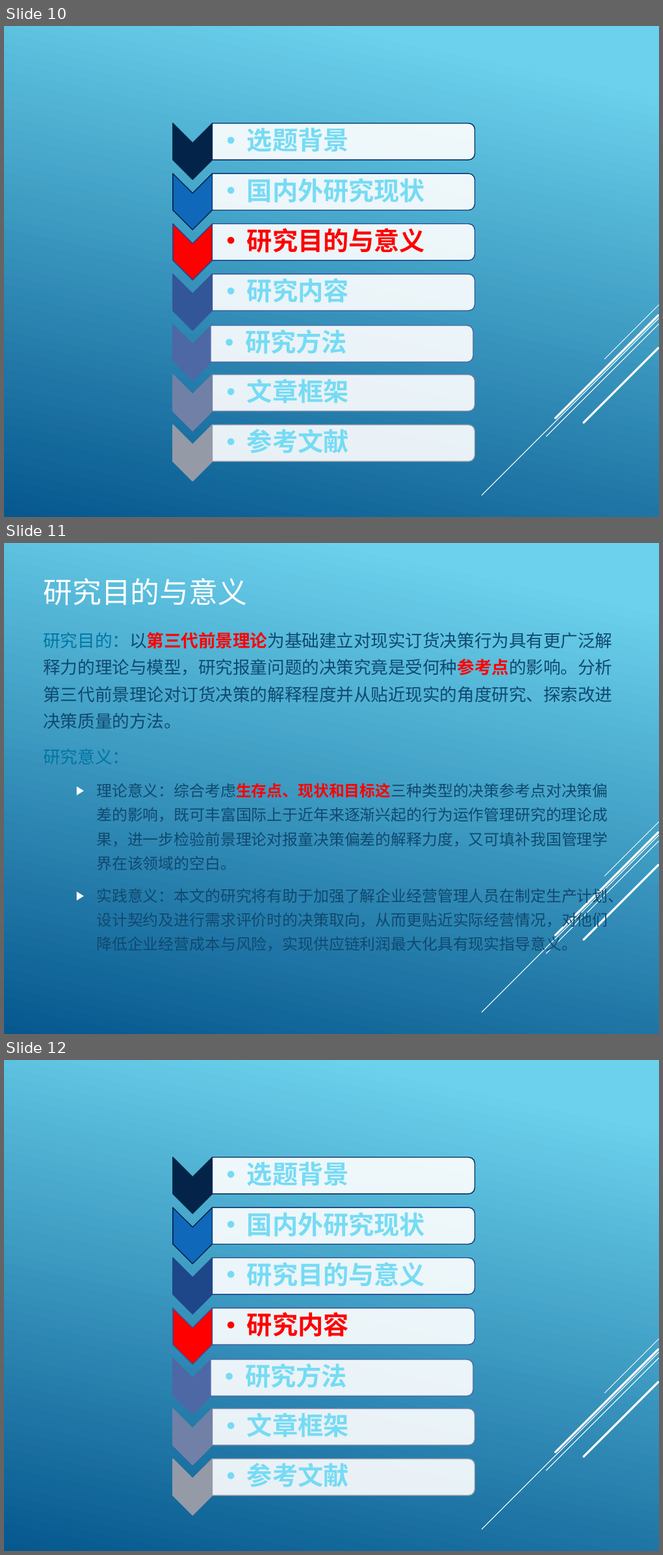
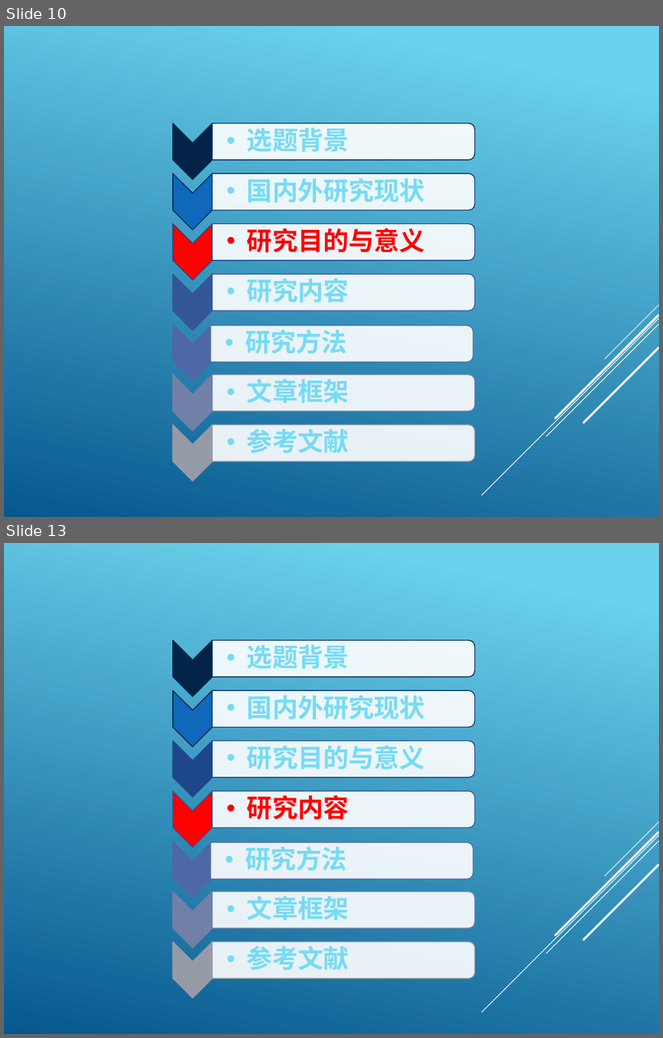
Before and after one commit to HJ8905/MyDocument, a slide deck: MBA/开题报告 .pptx. Shown one above the other, each under a label of ours: slides 10, 11 and 12 before the commit, slides 10 and 13 after it; the slides between them are not shown. The pictures are 663x1555 and 663x1038 pixels, drawn with LibreOffice and Linux fonts; fonts in the diff are those of the drawing. Boxes give left, top, right and bottom in pixels: in the first picture for what was removed or moved away, otherwise in the second. Text is boxed around its words. In the diff, an @@ line names an element or a change of style, - is before the commit and + after.

Commit message:
ppt v1.0.01

```diff
--- a/MBA/开题报告 .pptx
+++ b/MBA/开题报告 .pptx
@@ slide 11 removed at bbox=[4, 543, 659, 1034], background gradient #6ED2EB to #06588E; not listed: 5 template elements that a slide beside it also shows @@
@@ title removed at bbox=[43, 578, 247, 605] @@
-研究目的与意义
@@ text removed at bbox=[43, 632, 623, 954] @@
-研究目的：以第三代前景理论为基础建立对现实订货决策行为具有更广泛解释力的理论与模型，研究报童问题的决策究竟是受何种参考点的影响。分析第三代前景理论对订货决策的解释程度并从贴近现实的角度研究、探索改进决策质量的方法。
-研究意义：
-  ▶ 理论意义：综合考虑生存点、现状和目标这三种类型的决策参考点对决策偏差的影响，既可丰富国际上于近年来逐渐兴起的行为运作管理研究的理论成果，进一步检验前景理论对报童决策偏差的解释力度，又可填补我国管理学界在该领域的空白。
-  ▶ 实践意义：本文的研究将有助于加强了解企业经营管理人员在制定生产计划、设计契约及进行需求评价时的决策取向，从而更贴近实际经营情况，对他们降低企业经营成本与风险，实现供应链利润最大化具有现实指导意义。
@@ what was slide 12 is now slide 13 @@
```
Also in this commit, not shown: 2 slides added, 1 other slide removed.
